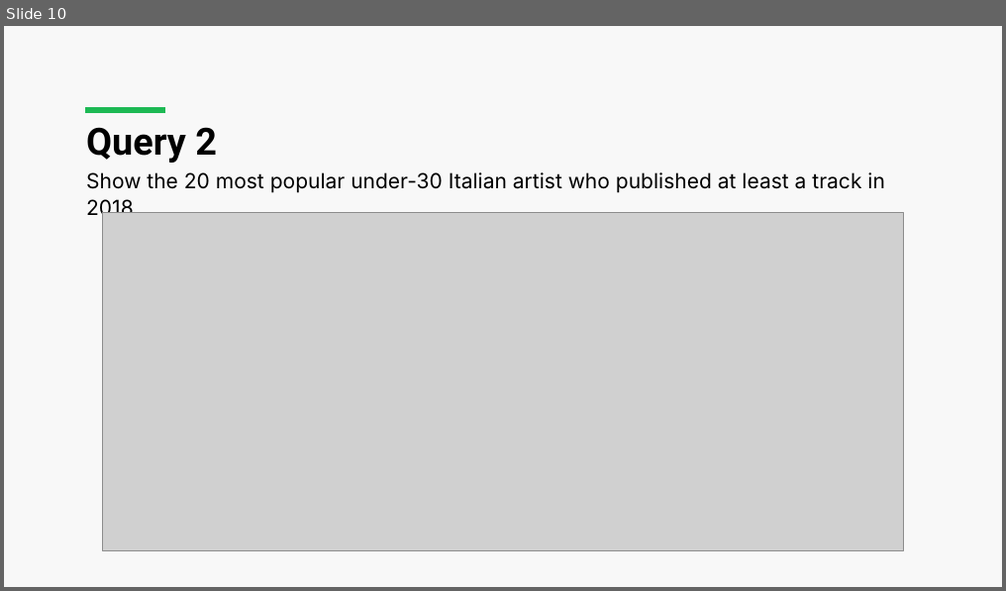
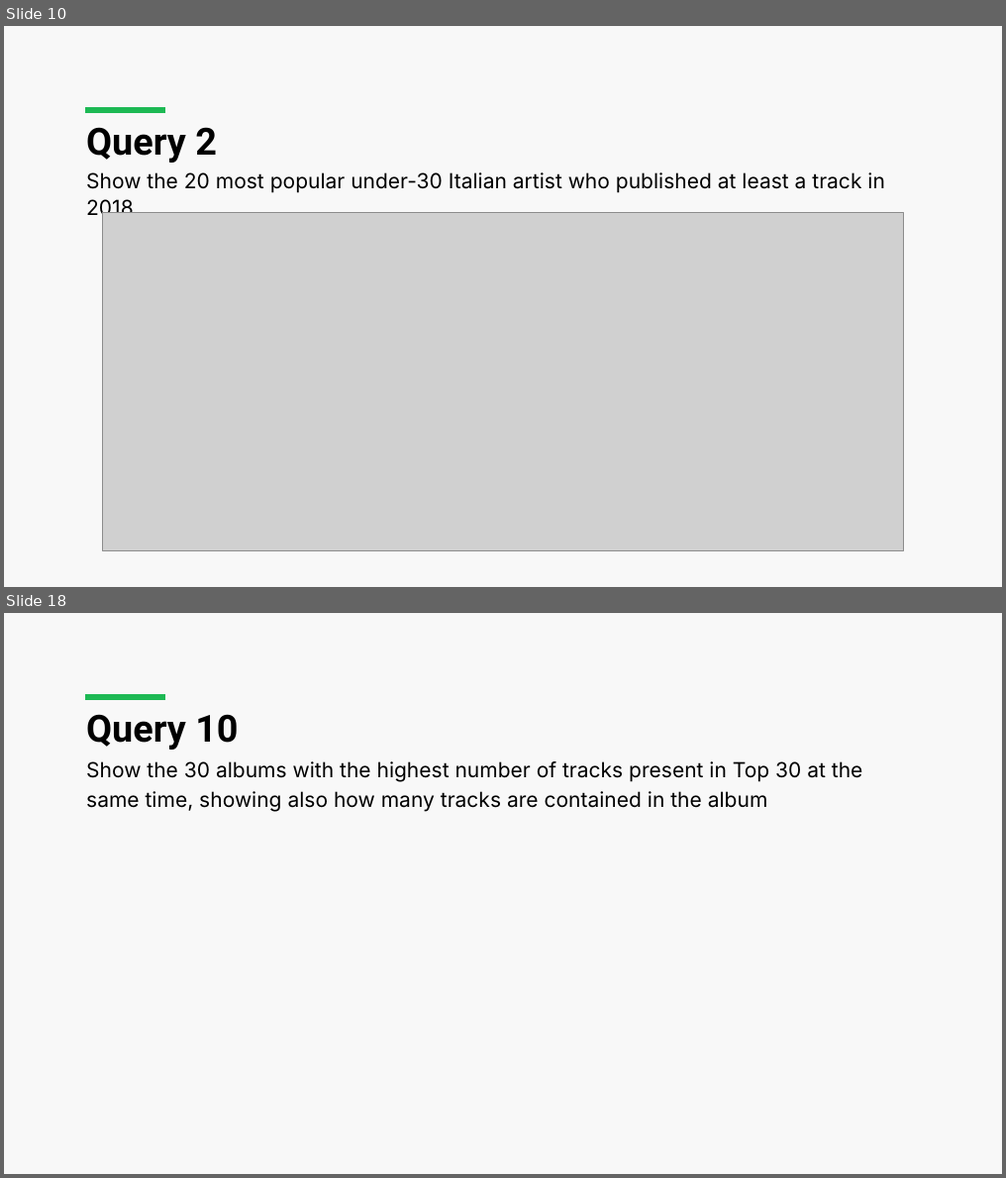
Before and after one commit to luca-martinelli-09/spotify-lod, a slide deck: Spotify_Presentation.pptx. Shown one above the other, each under a label of ours: slide 10 before the commit, slides 10 and 18 after it; the slides between them are not shown. The pictures are 1006x591 and 1006x1178 pixels, drawn with LibreOffice and Linux fonts; fonts in the diff are those of the drawing; grey boxes stand for pictures. Boxes give left, top, right and bottom in pixels: in the first picture for what was removed or moved away, otherwise in the second. Text is boxed around its words. In the diff, an @@ line names an element or a change of style, - is before the commit and + after.

```diff
--- a/Spotify_Presentation.pptx
+++ b/Spotify_Presentation.pptx
@@ slide 18 added at (x1=4, y1=613, x2=1002, y2=1174), background #F8F8F8; not listed: 1 template element that a slide beside it also shows @@
@@ title added at (x1=86, y1=714, x2=238, y2=750), 36 pt, text #000000, bold @@
+Query 10
@@ text added at (x1=86, y1=761, x2=863, y2=812), 20 pt, text #000000 @@
+Show the 30 albums with the highest number of tracks present in Top 30 at the same time, showing also how many tracks are contained in the album
```
Also in this commit, not shown: 1 slide changed, 8 other slides added, 1 other file.
